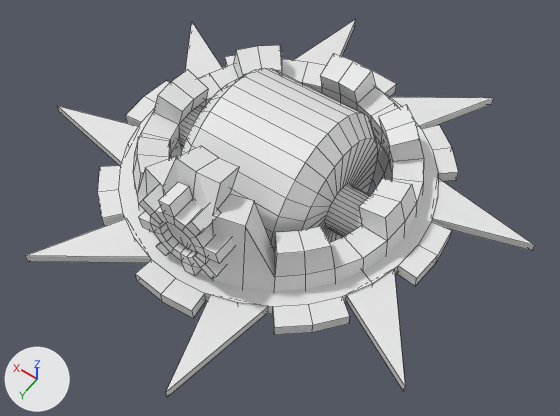
Before and after pictures for a commit that changed the Blender file Assets/EnemyModel/Blinky_3.blend.
Rendered twice from a 50 mm camera at (-3.28, 4.56, 7.56) aimed at (-0.22, 0.28, 0.84). The lights are fixed; the arrows at lower left show +X, +Y and +Z. Mesh edges are drawn as thin lines.
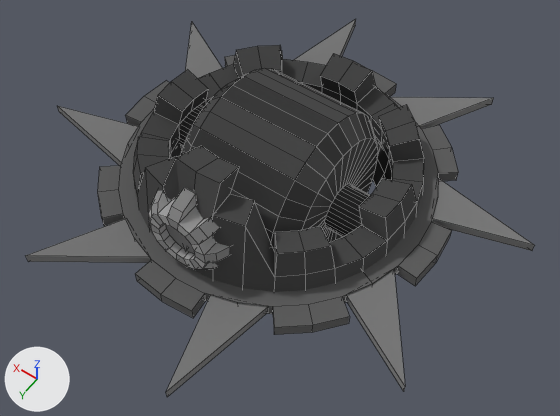
Boxes [x1, y1, x2, y2] around the edits, measured in the pictures (560 x 416 px):
'Cylinder', recoloured, surface changed (white to grey): [26, 19, 534, 397] in both
'Sphere', recoloured, surface changed (white to black): [133, 45, 424, 292] in both
'Cylinder.001', recoloured, surface changed (white to black): [178, 68, 378, 252] in both
'Cylinder.002', recoloured, reshaped, moved, turned: before [138, 182, 233, 278]; after [148, 187, 230, 270]

Diff of the bpy script that builds the scene:
```diff
--- a/Assets/EnemyModel/Blinky_3.blend.py
+++ b/Assets/EnemyModel/Blinky_3.blend.py
@@ img_steampunk_grey_pallette_png @@
+img_steampunk_grey_pallette_png = load_image('steampunk+grey_pallette.png', '../Materials/Textures/steampunk+grey_pallette.png', 1089, 506, 'sRGB')
@@ mat_cityofstemmaterial @@
+mat_cityofstemmaterial = diffuse_material('CityOfStemMaterial')
+mat_cityofstemmaterial.texture = img_steampunk_grey_pallette_png
+mat_cityofstemmaterial.roughness = 0.5
@@ me_sphere @@
 me_sphere.from_pydata(...)  # 288 vertices, 288 faces; spans x -1.26..1.26, y -1.26..1.26, z -0.46..0.98
 # used by ob_sphere; location = (0.0, 0.0, 1.0); scale = (1.26, 1.26, 1.26)
+# me_sphere part 1: texture (UV) coordinates of 288 of 288 faces, centred in x -1.24..1.24, y -1.24..1.24, z -0.42..0.95, changed; they spanned u 0.0..1.0, v 0.38..0.63 and now span u 0.56..0.57, v 0.71..0.71
+me_sphere.materials.append(mat_cityofstemmaterial)  # picture img_steampunk_grey_pallette_png
@@ me_cylinder @@
 me_cylinder.from_pydata(...)  # 224 vertices, 156 faces; spans x -1.55..1.55, y -1.55..1.55, z -1.0..1.0
 # used by ob_cylinder; location = (0.0, 0.0, 1.0); scale = (1.75, 1.75, 0.0702)
+# me_cylinder part 2: texture (UV) coordinates of 156 of 156 faces, centred in x -1.26..1.26, y -1.26..1.26, z -1.0..1.0, changed; they spanned u 0.0..1.0, v 0.01..1.0 and now span u 0.56..0.67, v 0.29..0.9
+me_cylinder.materials.append(mat_cityofstemmaterial)  # picture img_steampunk_grey_pallette_png
@@ me_cylinder_009 @@
 me_cylinder_009.from_pydata(...)  # 256 vertices, 226 faces; spans x -1.0..1.0, y -1.0..1.0, z -2.15..2.15
 # used by ob_cylinder_001; location = (0.0, 0.0, 1.0); rotation_euler = (0.0, 1.571, 0.0), in degrees (0, 90, 0); scale = (1.0, 1.0, 0.591)
+# me_cylinder_009 part 3: texture (UV) coordinates of 226 of 226 faces, centred in x -0.99..0.99, y -0.99..0.99, z -2.15..2.15, changed; they spanned u 0.0..1.0, v 0.01..1.0 and now span u 0.55..0.58, v 0.7..0.89
+me_cylinder_009.materials.append(mat_cityofstemmaterial)  # picture img_steampunk_grey_pallette_png
@@ me_cylinder_011 @@
 me_cylinder_011.from_pydata(...)  # 96 vertices, 82 faces; spans x -1.44..1.44, y -1.44..1.44, z -1.0..1.0
 # used by ob_cylinder_002; location = (0.0, 1.5, 1.594); rotation_euler = (1.571, 0.0, 0.0), in degrees (90, 0, 0); scale = (0.348, 0.348, 0.138)
+# me_cylinder_011 part 4: 16 of 96 vertices moved; they spanned x -1.44..1.44, y -1.44..1.44, z -1.0 and now span x -1.22..1.22, y -1.22..1.22, z -0.43; mean shift (0.0, 0.0, 0.57); largest move (-0.96, 1.08, -1.0) -> (-0.83, 0.89, -0.43)
+me_cylinder_011.materials.append(mat_cityofstemmaterial)  # picture img_steampunk_grey_pallette_png
@@ ob_cylinder_002 @@
 ob_cylinder_002 = bpy.data.objects.new('Cylinder.002', me_cylinder_011)
-ob_cylinder_002.location = (0.0, 1.5, 1.594)
-ob_cylinder_002.rotation_euler = (1.571, 0.0, 0.0)  # degrees (90, 0, 0)
+ob_cylinder_002.location = (0.007, 1.507, 1.553)
+ob_cylinder_002.rotation_euler = (1.571, -0.174, 0.0)  # degrees (90, -10, 0)
 ob_cylinder_002.scale = (0.348, 0.348, 0.138)
```
